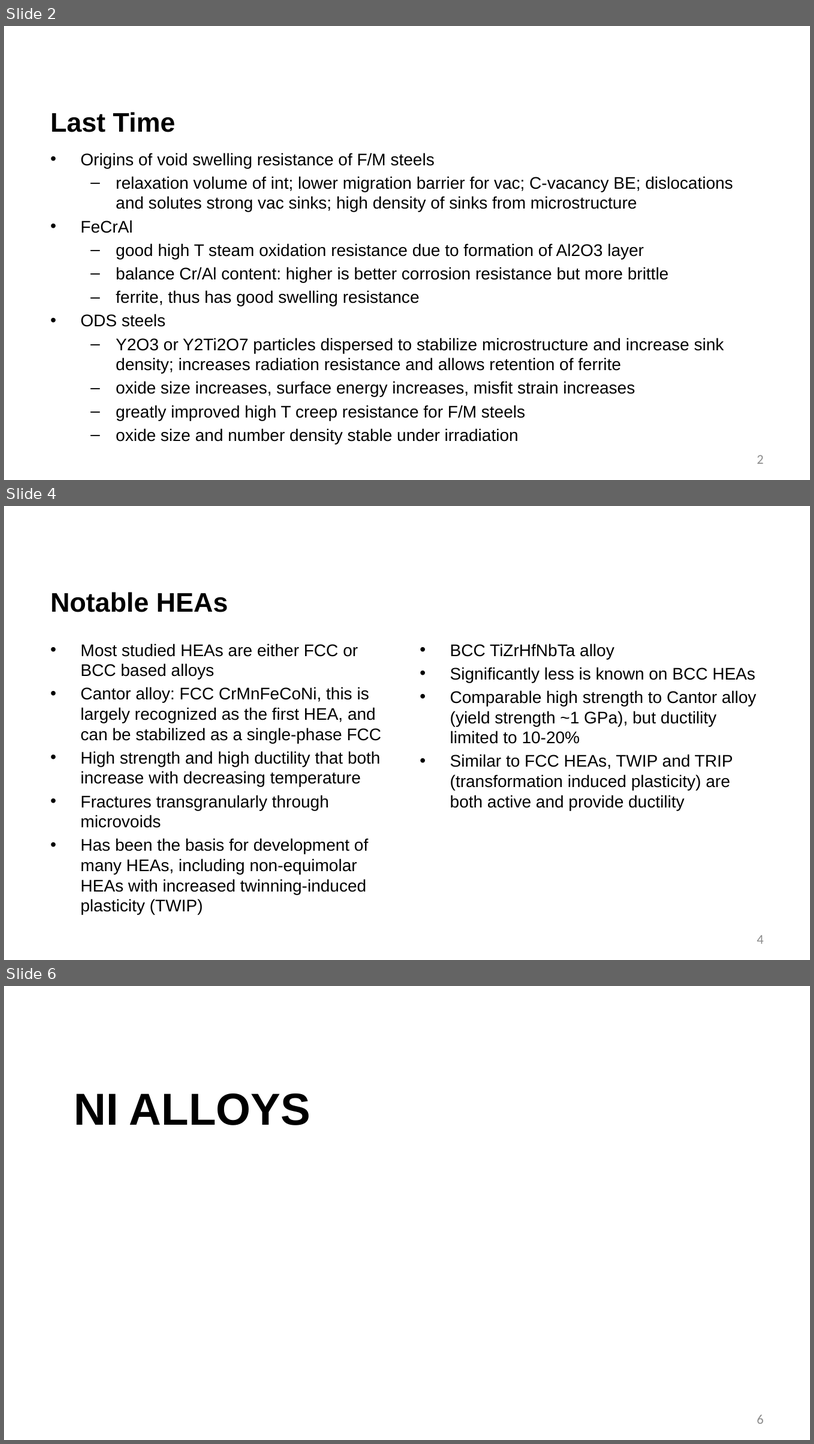
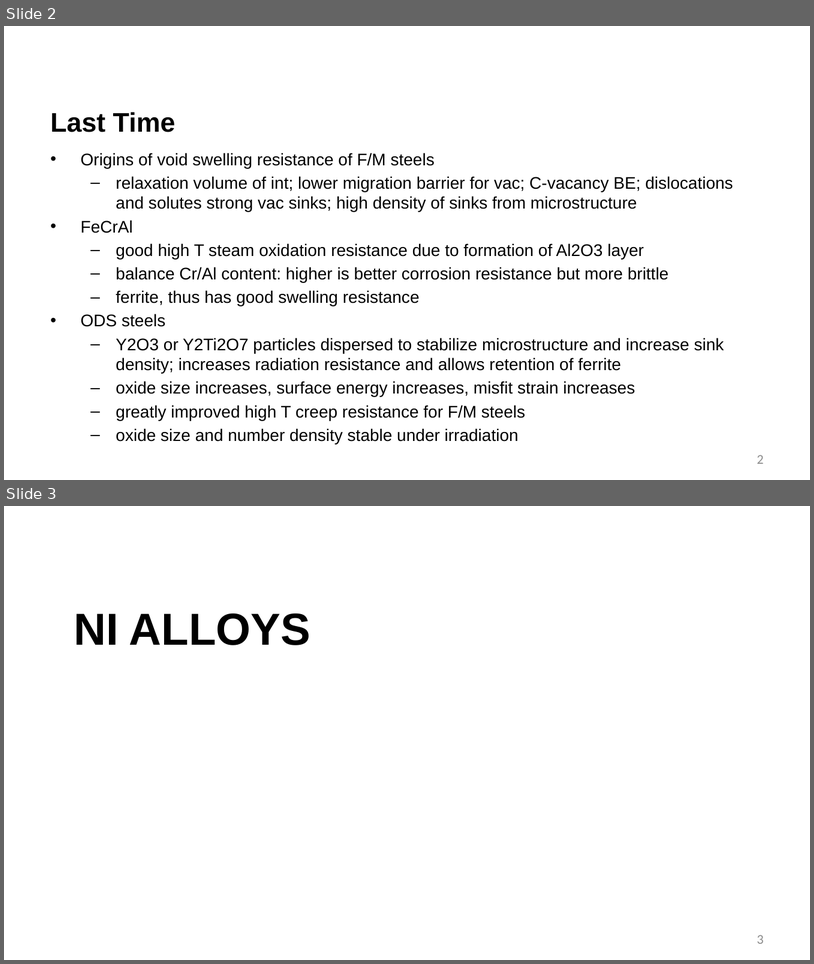
Before and after one commit to benbeeler/TEACHING, a slide deck: Advanced Reactor Materials/Fall2026/Lec21_AdvancedCladding_RRs.pptx. Shown one above the other, each under a label of ours: slides 2, 4 and 6 before the commit, slides 2 and 3 after it; the slides between them are not shown. The pictures are 814x1444 and 814x964 pixels, drawn with LibreOffice and Linux fonts; fonts in the diff are those of the drawing; background and template pictures are left out. Boxes give left, top, right and bottom in pixels: in the first picture for what was removed or moved away, otherwise in the second. Text is boxed around its words. In the diff, an @@ line names an element or a change of style, - is before the commit and + after.

```diff
--- a/Advanced Reactor Materials/Fall2026/Lec21_AdvancedCladding_RRs.pptx
+++ b/Advanced Reactor Materials/Fall2026/Lec21_AdvancedCladding_RRs.pptx
@@ slide 4 removed at [4,506,810,960], background #FFFFFF @@
@@ title removed at [50,592,228,612] @@
-Notable HEAs
@@ text removed at [81,643,382,914] @@
-• Most studied HEAs are either FCC or BCC based alloys
-• Cantor alloy: FCC CrMnFeCoNi, this is largely recognized as the first HEA, and can be stabilized as a single-phase FCC
-• High strength and high ductility that both increase with decreasing temperature
-• Fractures transgranularly through microvoids
-• Has been the basis for development of many HEAs, including non-equimolar HEAs with increased twinning-induced plasticity (TWIP)
@@ text removed at [450,643,757,810] @@
-• BCC TiZrHfNbTa alloy
-• Significantly less is known on BCC HEAs
-• Comparable high strength to Cantor alloy (yield strength ~1 GPa), but ductility limited to 10-20%
-• Similar to FCC HEAs, TWIP and TRIP (transformation induced plasticity) are both active and provide ductility
@@ page number removed at [757,934,764,943] @@
-4
@@ what was slide 6 is now slide 3 @@
@@ page number at [757,934,764,943]: text changed @@
-6
+3
```
Also in this commit, not shown: 2 other slides removed, 7 other files.
